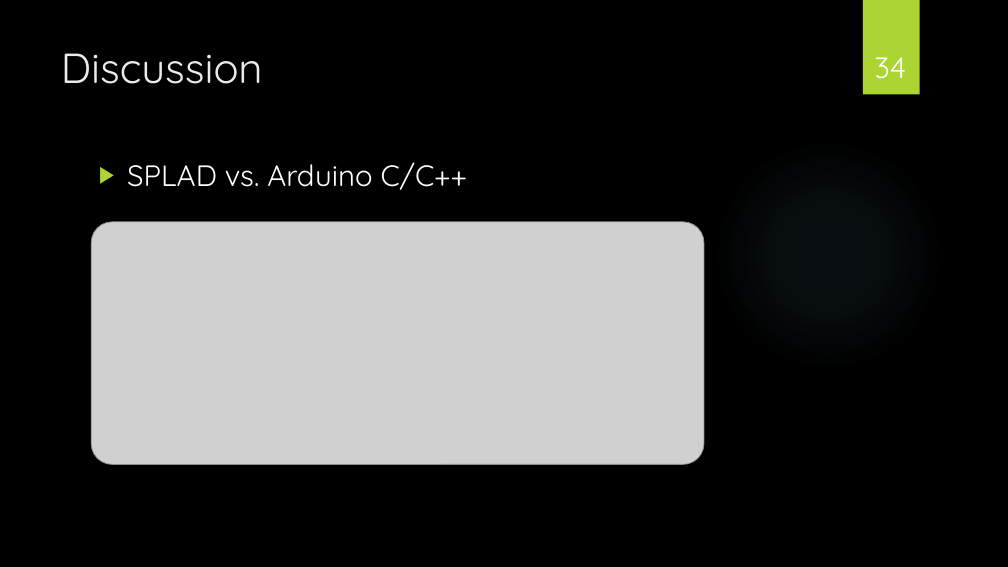
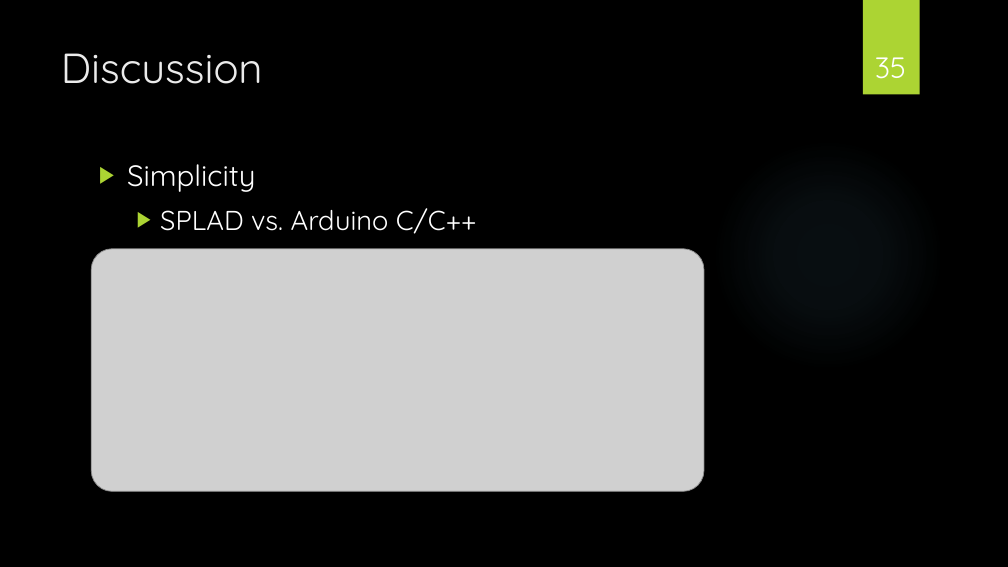
Before and after one commit to christianokeeffe/p4-sw407f13-aau-2013, a slide deck: slide 35 of P4 PræsentationNY.pptx (slide 34 before the commit). Drawn at 1008x567 pixels with LibreOffice and Linux fonts; fonts in the diff are those of the drawing; grey boxes stand for pictures; background and template pictures are left out. Boxes give left, top, right and bottom in pixels: in the first picture for what was removed or moved away, otherwise in the second. Text is boxed around its words. In the diff, an @@ line names an element or a change of style, - is before the commit and + after.

```diff
--- a/P4 PræsentationNY.pptx
+++ b/P4 PræsentationNY.pptx
@@ page number at [875, 57, 906, 79]: text changed @@
-34
+35
@@ text at [127, 164, 255, 192]: paragraph added @@
+▶ Simplicity
@@ text at [160, 208, 477, 234]: size 28 to 26 pt in "SPLAD vs. Arduino C/C++"; list level 1 to 2 in "SPLAD vs. Arduino C/C++" @@
@@ picture: place and size @@
-picture at [91, 222, 705, 464]
+picture at [91, 249, 705, 492]
```
Also in this commit, not shown: 3 other slides changed, 3 slides added, 2 slides removed.
